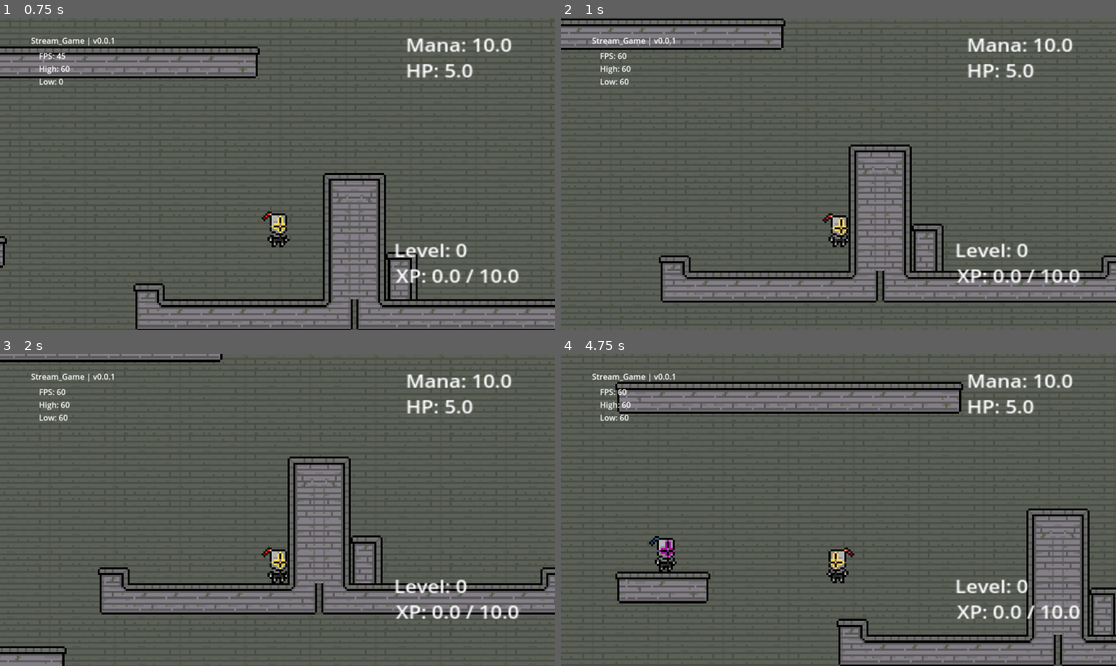
Above: before the commit, frames 1-4 (two rows, left to right).
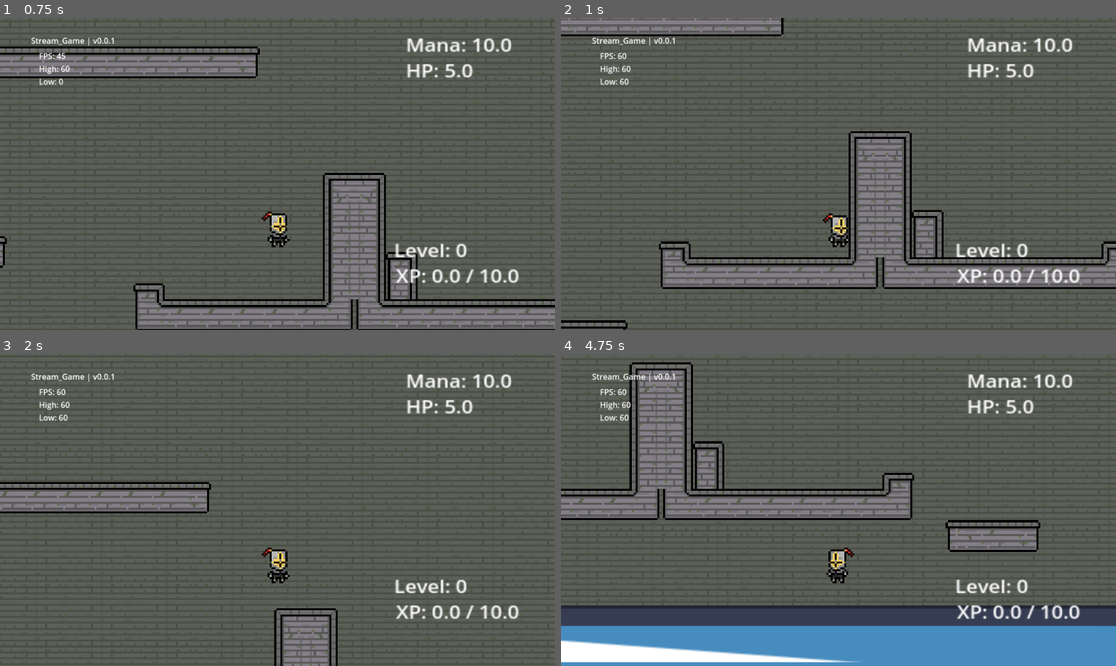
Above: after the commit, the same moments.

Repository: Schweem/CycleTwo
Game: Godot game, scene res://scenes/world_test.tscn
Same seed, same stepped clock (60 frames per second), same inputs: the game is played once before the commit and once after it. The engine's default icon, where the game draws it, is replaced by a stand-in: a white triangle on a blue panel in a dark square.
Inputs (mouse positions are in pixels of both pictures, inside the frame that each line leads up to):
- Up to frame 1 (0.75 s): tap Enter at 0.5 s; move the mouse to (399, 158) at 0.52 s; hold Right (right) from 0.53 s (still down); tap Space (jump) at 0.6 s
- Up to frame 2 (1 s): keep holding Right (right); tap Space (jump) at 0.77 s
- Up to frame 3 (2 s): keep holding Right (right); tap Space (jump) at 1.07, 1.52, 1.55, 1.82 s; move the mouse to (166, 525) at 1.27 s; click (166, 525) at 1.35 s
- Up to frame 4 (4.75 s): move the mouse to (894, 441) at 2.02 s; release Right (right) at 2.03 s; hold Left (left) 2.03-2.78 s; tap X (draw) at 2.1 s; tap Space (jump) at 2.3, 3.02, 3.05, 3.32, 3.6, 3.77, 4.07, 4.52, 4.55 s; move the mouse to (810, 572) at 2.77 s; hold Right (right) 2.78-4.28 s; tap R at 2.85 s; move the mouse to (1005, 556) at 3.52 s; move the mouse to (672, 463) at 4.27 s; hold Left (left) from 4.28 s (still down); click (672, 463) at 4.35 s

Frame 1 is identical in both runs. In frame 2, 13% of the frame differs, in the area x 0-100%, y 0-100%; in frame 3, 14%; in frame 4, 35%.

Commit message:
basic walljump to player

Diff:
--- a/prefabs/sword.tscn
+++ b/prefabs/sword.tscn
@@ -7,21 +7,6 @@
 
 [sub_resource type="RectangleShape2D" id="RectangleShape2D_l7m7y"]
 size = Vector2(11.0288, 13)
-
-[sub_resource type="Animation" id="Animation_qu5qp"]
-resource_name = "swing"
-tracks/0/type = "value"
-tracks/0/imported = false
-tracks/0/enabled = true
-tracks/0/path = NodePath(".:rotation")
-tracks/0/interp = 1
-tracks/0/loop_wrap = true
-tracks/0/keys = {
-"times": PackedFloat32Array(0, 0.533333, 1),
-"transitions": PackedFloat32Array(1, 1, 1),
-"update": 0,
-"values": [1.5708, 2.4679, 2.82743]
-}
 
 [sub_resource type="Animation" id="Animation_npbw0"]
 length = 0.001
@@ -51,6 +36,21 @@
 "transitions": PackedFloat32Array(1),
 "update": 0,
 "values": [1.5708]
+}
+
+[sub_resource type="Animation" id="Animation_qu5qp"]
+resource_name = "swing"
+tracks/0/type = "value"
+tracks/0/imported = false
+tracks/0/enabled = true
+tracks/0/path = NodePath(".:rotation")
+tracks/0/interp = 1
+tracks/0/loop_wrap = true
+tracks/0/keys = {
+"times": PackedFloat32Array(0, 0.533333, 1),
+"transitions": PackedFloat32Array(1, 1, 1),
+"update": 0,
+"values": [1.5708, 2.4679, 2.82743]
 }
 
 [sub_resource type="AnimationLibrary" id="AnimationLibrary_cptyk"]
--- a/scripts/player_controller.gd
+++ b/scripts/player_controller.gd
@@ -8,9 +8,13 @@
 
 # regular vars
 var speed_mult : float = 1.0
+
 # variable jump height stuff
 var jump_res : float = 3.0
 var coyote_time : float = 1.0
+
+var walljump : bool = false
+var jumpCancelled : bool = false
 
 # gravity from engine
 var gravity = ProjectSettings.get_setting("physics/2d/default_gravity")
@@ -29,6 +33,14 @@
 			coyote_time -= 0.1
 		velocity.y += gravity * delta
 	else:
+		# reset all the jump stuff
+		# state machines would be sick right
+		if walljump == true:
+			walljump = false
+
+		if jumpCancelled == true:
+			jumpCancelled = false
+
 		if coyote_time < 1.0:
 			coyote_time += 0.1
 
@@ -46,10 +58,16 @@
 			coyote_time = 0
 			velocity.y = JUMP_SPEED
 
+		if is_on_wall_only() and (walljump == false):
+			velocity.y = JUMP_SPEED * 1.2
+			velocity.x = -2
+			walljump = true
+
 	# variable jump height
 	if !is_on_floor():
-		if Input.is_action_just_released("jump"):
+		if Input.is_action_just_released("jump") and (jumpCancelled == false):
 			velocity.y = velocity.y / jump_res
+			jumpCancelled = true
 
 	if Input.is_action_just_pressed("draw"):
 		sword.drawSword()
